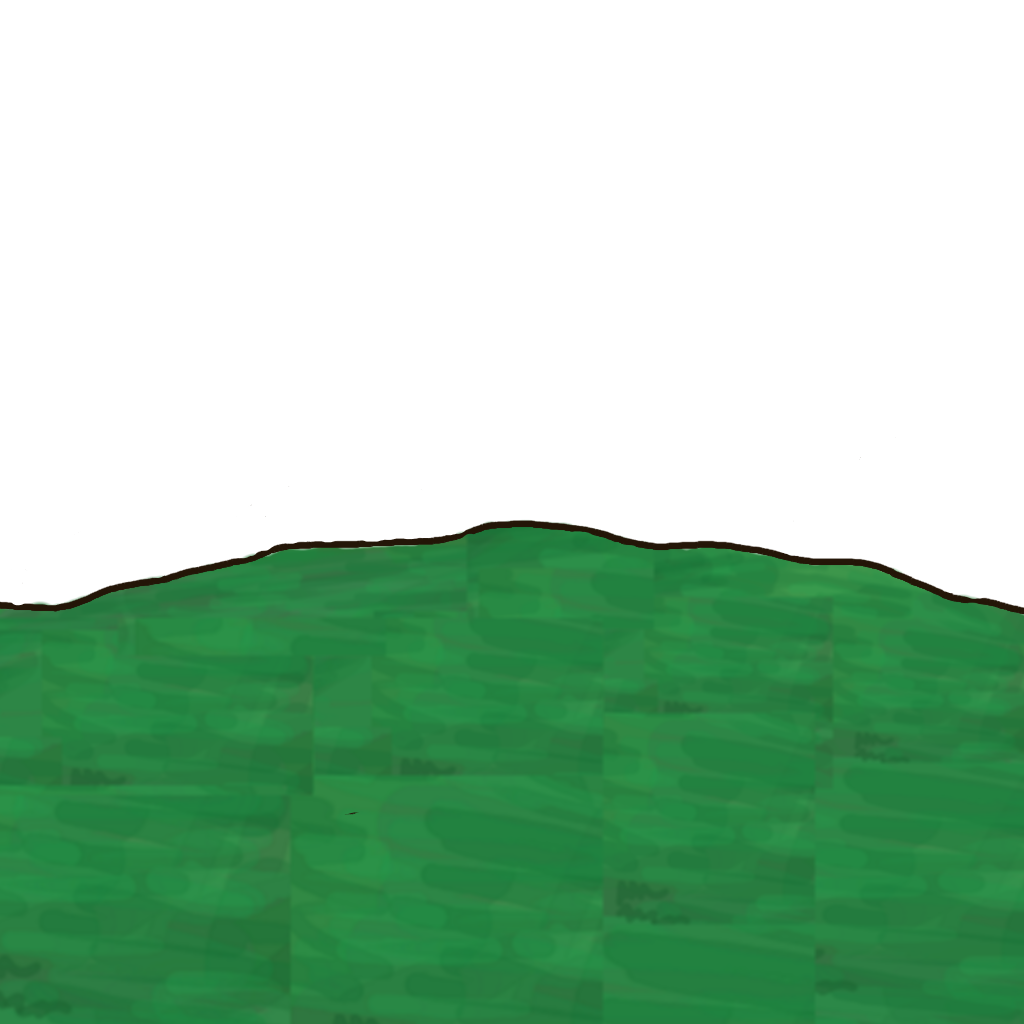
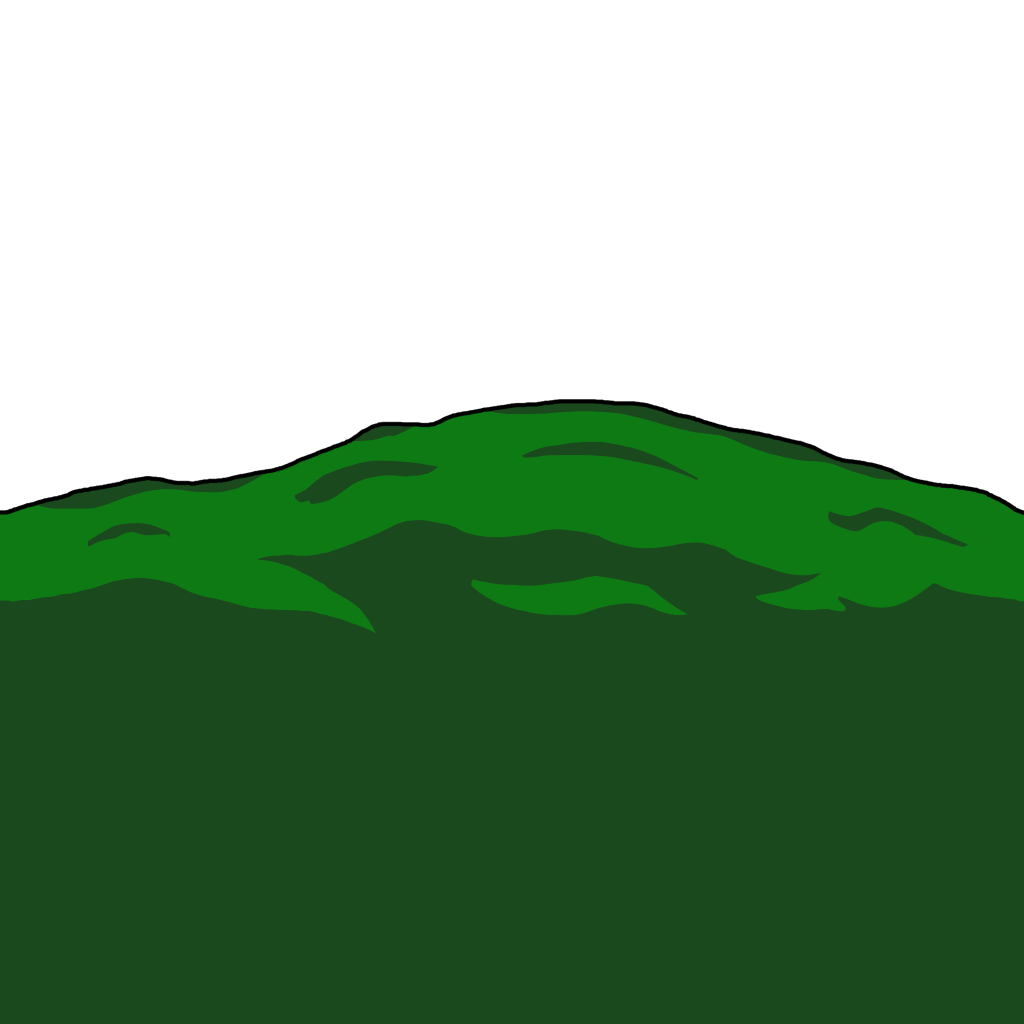
Two versions of the same layered image (w=1024, h=1024). Layer-by-layer changes:
renamed "Layer 15" to "Layer 3", showed it, painted on it over (x1=0, y1=399, x2=1024, y2=768)
removed layer "Layer 3 Merged" over (x1=0, y1=399, x2=1024, y2=1024)
moved "Layer 2" above "Layer 1", painted on it over (x1=0, y1=399, x2=1024, y2=1024)
